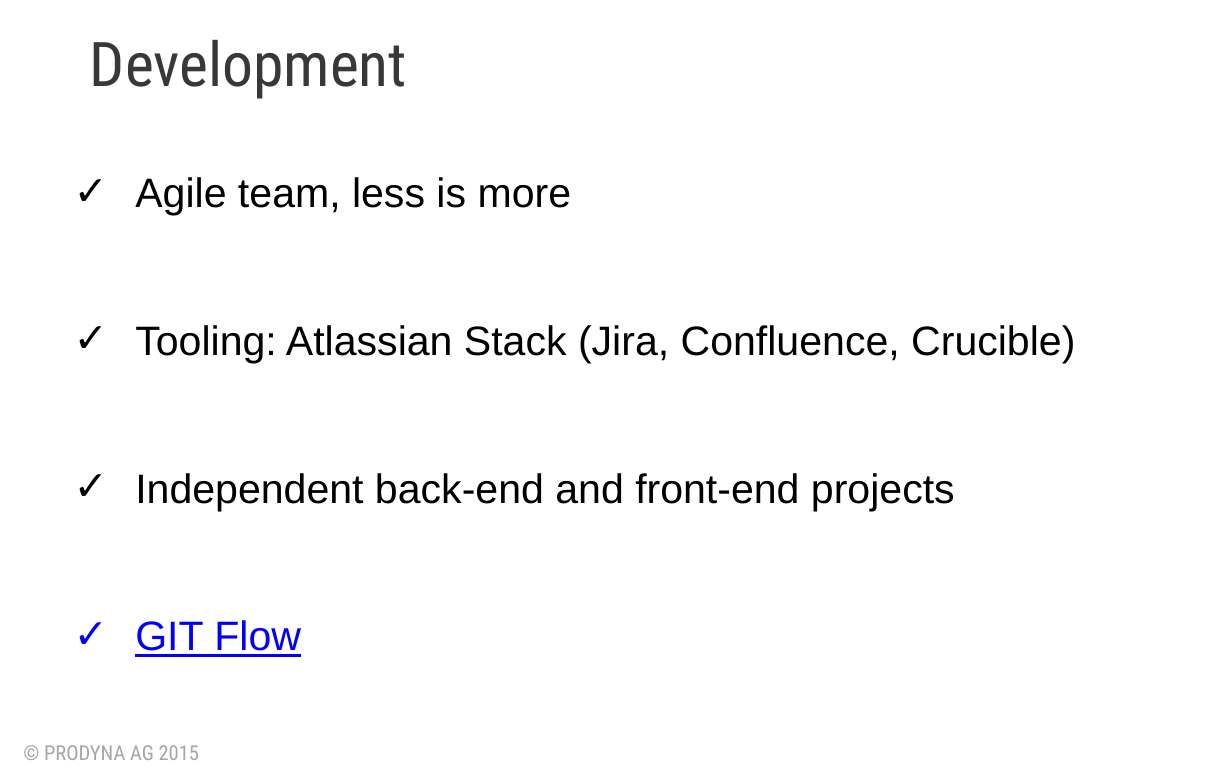
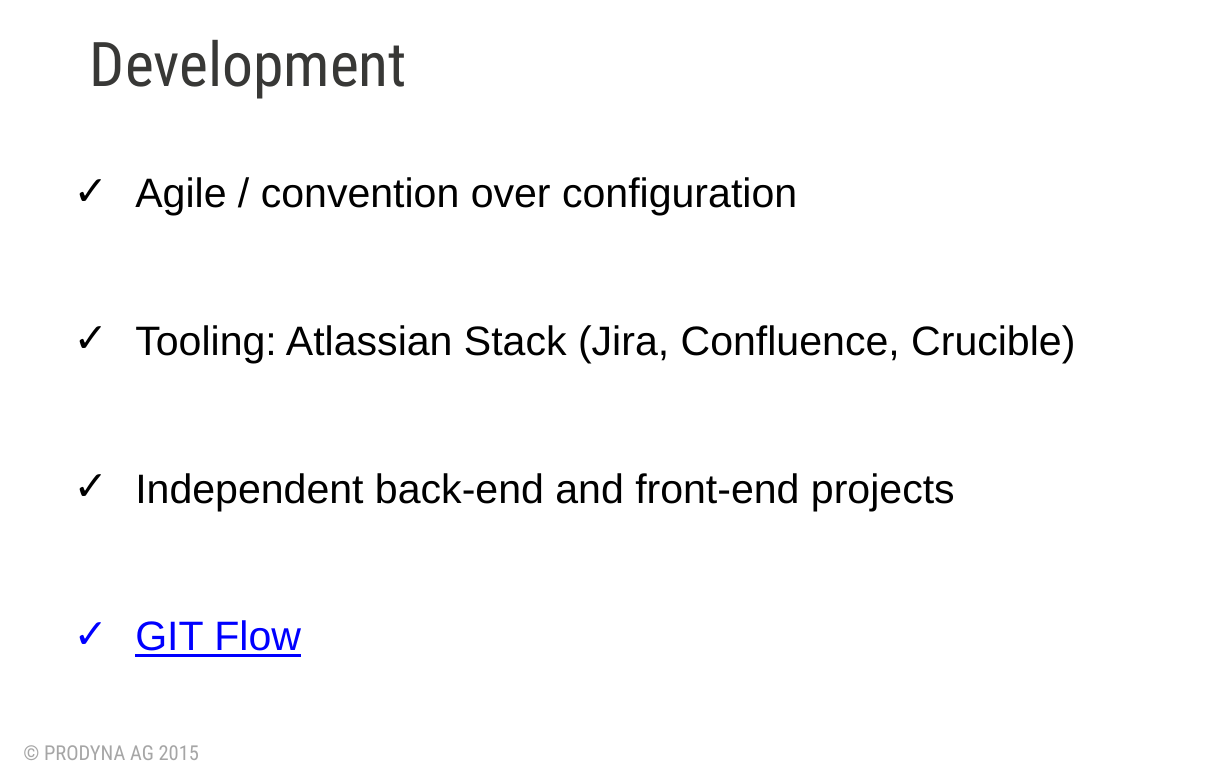
Before and after one commit to BGligorijevic/pac-slides, a slide deck: slide 8 of PAC-final-presentation.pptx (slide 9 before the commit). Drawn at 1232x770 pixels with LibreOffice and Linux fonts; fonts in the diff are those of the drawing; background and template pictures are left out. Boxes give left, top, right and bottom in pixels: in the first picture for what was removed or moved away, otherwise in the second. Text is boxed around its words. In the diff, an @@ line names an element or a change of style, - is before the commit and + after.

```diff
--- a/PAC-final-presentation.pptx
+++ b/PAC-final-presentation.pptx
@@ text at <box>135,177,797,215</box>: text changed @@
-✓ Agile team, less is more
+✓ Agile / convention over configuration
```
Also in this commit, not shown: 9 other slides changed, 4 slides added.
